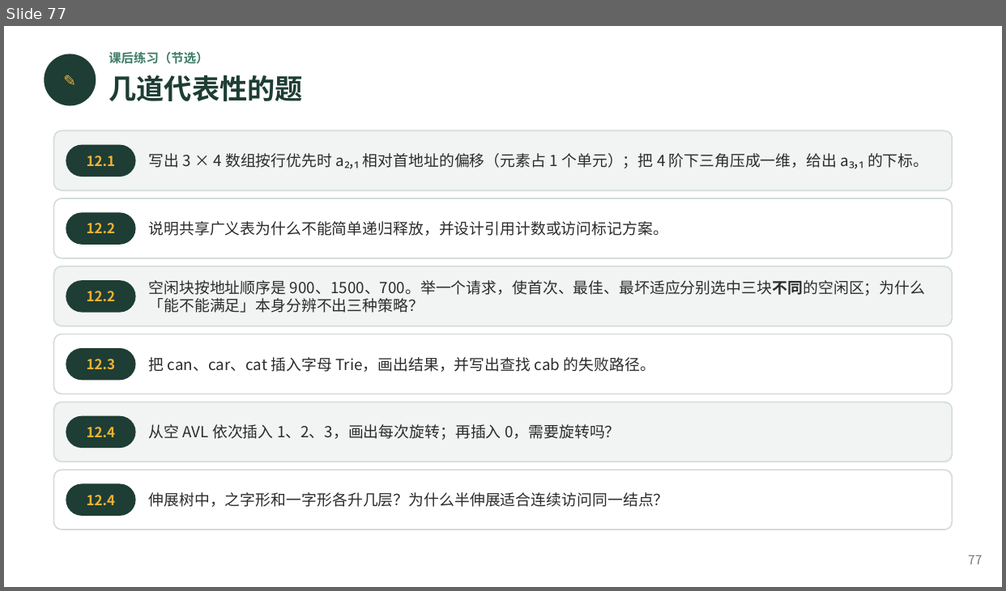
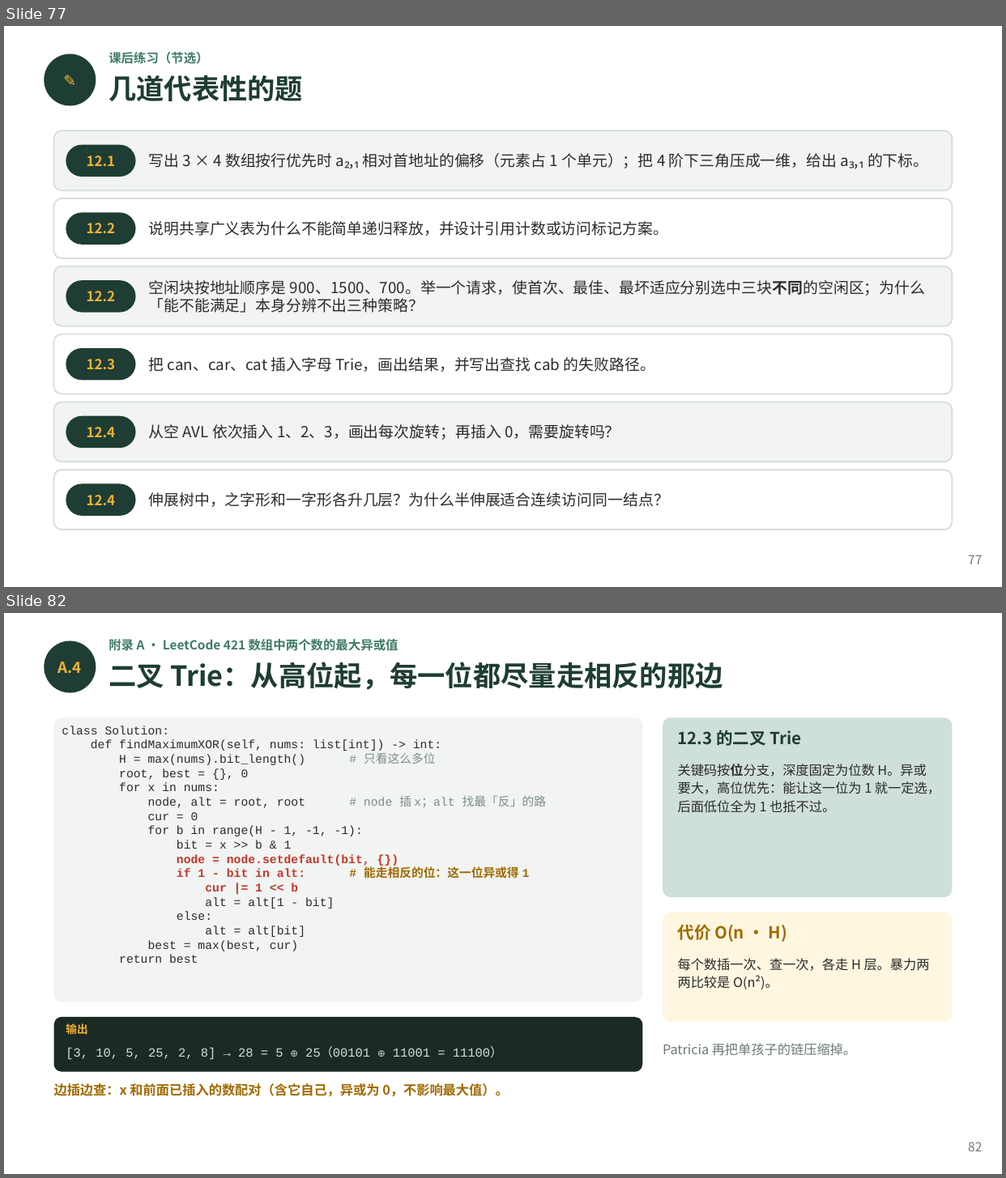
Before and after one commit to GMyhf/2026fall-cs201, a slide deck: courseware/202609_DSA_12_Advanced.pptx. Shown one above the other, each under a label of ours: slide 77 before the commit, slides 77 and 82 after it; the slides between them are not shown. The pictures are 1006x591 and 1006x1178 pixels, drawn with LibreOffice and Linux fonts; fonts in the diff are those of the drawing. Boxes give left, top, right and bottom in pixels: in the first picture for what was removed or moved away, otherwise in the second. Text is boxed around its words. In the diff, an @@ line names an element or a change of style, - is before the commit and + after.

```diff
--- a/courseware/202609_DSA_12_Advanced.pptx
+++ b/courseware/202609_DSA_12_Advanced.pptx
@@ slide 82 added at box(4, 613, 1002, 1174), background #FFFFFF @@
@@ ellipse added at box(44, 641, 96, 693), fill #1E3D34 @@
@@ text added at box(108, 639, 398, 651), 9 pt, text #3E7C68, bold @@
+附录 A · LeetCode 421 数组中两个数的最大异或值
@@ text added at box(58, 662, 82, 673), 11 pt, text #F2B134, bold @@
+A.4
@@ text added at box(108, 662, 723, 690), 20 pt, text #1E3D34, bold @@
+二叉 Trie：从高位起，每一位都尽量走相反的那边
@@ rounded rectangle added at box(54, 717, 642, 1002), fill #F1F4F2 @@
@@ text added at box(62, 726, 546, 963), 8.6 pt, text #2B2B2B @@
+class Solution:
+def findMaximumXOR(self, nums: list[int]) -> int:
+H = max(nums).bit_length() # 只看这么多位
+root, best = {}, 0
+for x in nums:
+node, alt = root, root # node 插 x；alt 找最「反」的路
+cur = 0
+for b in range(H - 1, -1, -1):
+bit = x >> b & 1
+node = node.setdefault(bit, {})
+if 1 - bit in alt: # 能走相反的位：这一位异或得 1
+cur |= 1 << b
+alt = alt[1 - bit]
+else:
+alt = alt[bit]
+best = max(best, cur)
+return best
@@ rounded rectangle added at box(663, 717, 952, 897), fill #CFE0D8 @@
@@ text added at box(678, 730, 801, 746), 12 pt, text #1E3D34, bold @@
+12.3 的二叉 Trie
@@ text added at box(678, 764, 940, 813), 9.5 pt, text #2B2B2B @@
+关键码按位分支，深度固定为位数 H。异或要大，高位优先：能让这一位为 1 就一定选，后面低位全为 1 也抵不过。
@@ rounded rectangle added at box(663, 913, 952, 1022), fill #FFF6E0 @@
@@ text added at box(678, 924, 787, 942), 12 pt, text #A06A00, bold @@
+代价 O(n · H)
@@ text added at box(678, 958, 930, 990), 9.5 pt, text #2B2B2B @@
+每个数插一次、查一次，各走 H 层。暴力两两比较是 O(n²)。
@@ rounded rectangle added at box(54, 1017, 642, 1072), fill #1B2B24 @@
@@ text added at box(66, 1024, 87, 1034), 8 pt, text #F2B134, bold @@
+输出
@@ text added at box(66, 1046, 490, 1059), 9 pt, text #CFE0D8 @@
+[3, 10, 5, 25, 2, 8] → 28 = 5 ⊕ 25（00101 ⊕ 11001 = 11100）
@@ text added at box(663, 1043, 856, 1056), 9.5 pt, text #6B7B74 @@
+Patricia 再把单孩子的链压缩掉。
@@ text added at box(54, 1084, 509, 1097), 9.5 pt, text #A06A00, bold @@
+边插边查：x 和前面已插入的数配对（含它自己，异或为 0，不影响最大值）。
@@ text added at box(968, 1142, 982, 1152), 9 pt, text #6B7B74 @@
+82
```
Also in this commit, not shown: 2 slides changed, 8 other slides added, 2 other files.
